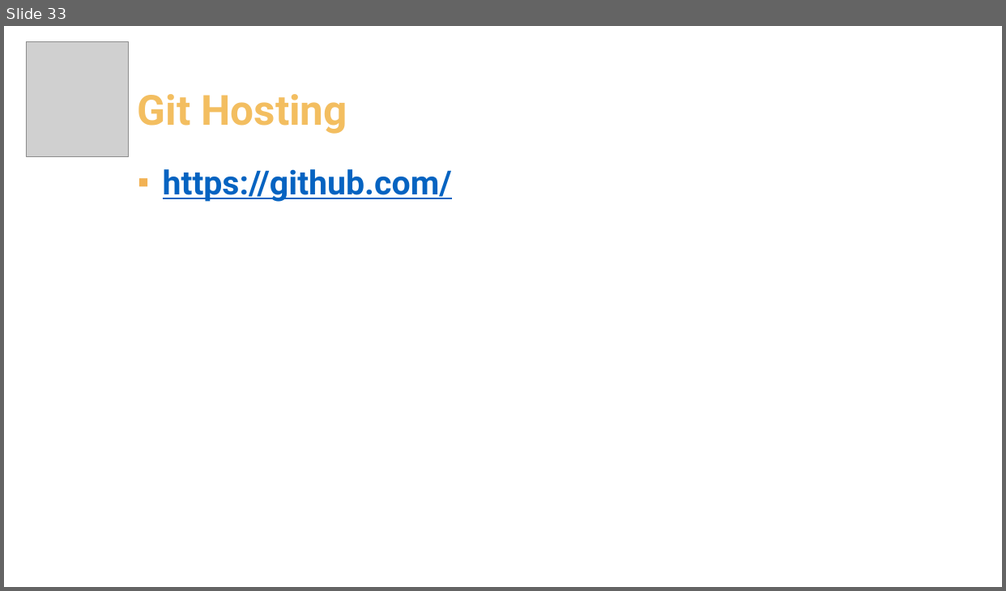
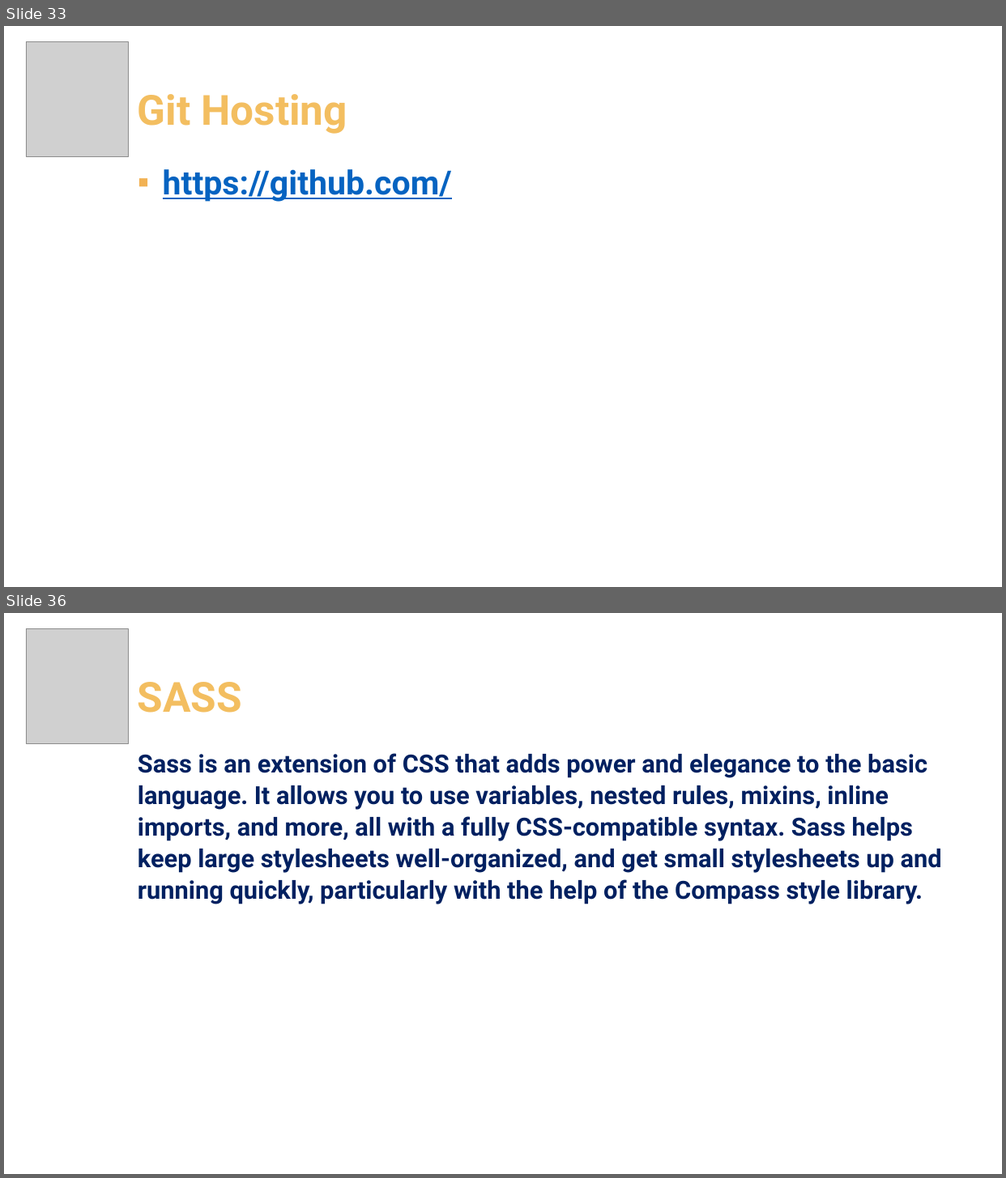
Before and after one commit to pirocorp/CSS-Advanced, a slide deck: 01. Dev Workflows & Tools/01. Dev Workflows & Tools.pptx. Shown one above the other, each under a label of ours: slide 33 before the commit, slides 33 and 36 after it; the slides between them are not shown. The pictures are 1006x591 and 1006x1178 pixels, drawn with LibreOffice and Linux fonts; fonts in the diff are those of the drawing; grey boxes stand for pictures; background and template pictures are left out. Boxes give left, top, right and bottom in pixels: in the first picture for what was removed or moved away, otherwise in the second. Text is boxed around its words. In the diff, an @@ line names an element or a change of style, - is before the commit and + after.

```diff
--- a/01. Dev Workflows & Tools/01. Dev Workflows & Tools.pptx
+++ b/01. Dev Workflows & Tools/01. Dev Workflows & Tools.pptx
@@ slide 36 added at (x1=4, y1=613, x2=1002, y2=1174), background picture (left out) @@
@@ picture added at (x1=27, y1=629, x2=129, y2=744) @@
@@ text added at (x1=138, y1=682, x2=242, y2=713), 40 pt, text #F3BE60, bold @@
+SASS
@@ text added at (x1=138, y1=753, x2=942, y2=905), 24 pt, text #002060, bold @@
+Sass is an extension of CSS that adds power and elegance to the basic language. It allows you to use variables, nested rules, mixins, inline imports, and more, all with a fully CSS-compatible syntax. Sass helps keep large stylesheets well-organized, and get small stylesheets up and running quickly, particularly with the help of the Compass style library.
```
Also in this commit, not shown: 38 other slides added.
